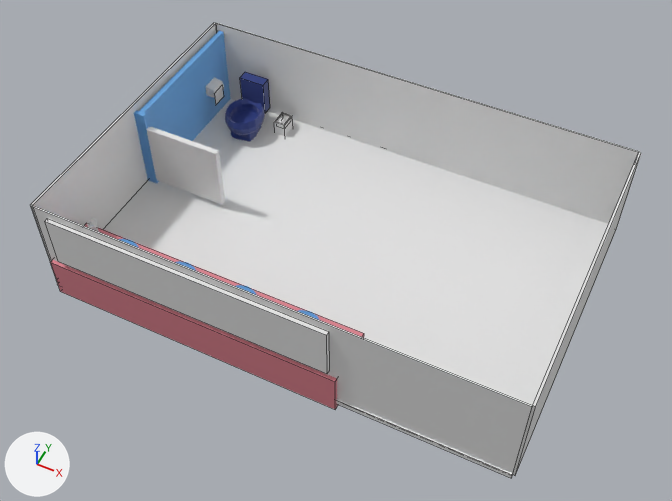
One commit to the Blender file In Deep Shit/Assets/block.blend: the scene before it, then after it.
Camera for both pictures: a 50 mm camera at (16.8, -44.3, 53.6) aimed at (-3.9, -2.9, 2.0). Every picture has the same lights, and +X, +Y and +Z are marked at lower left. Mesh edges are drawn as thin lines on the coarser meshes.

Names of what the first picture shows: 'Cube.004', 'Cube.011', 'divider', 'door', 'floor', 'toilet', 'toilet.001', 'wall', 'wall.001', 'wall.002', 'wall.003'.
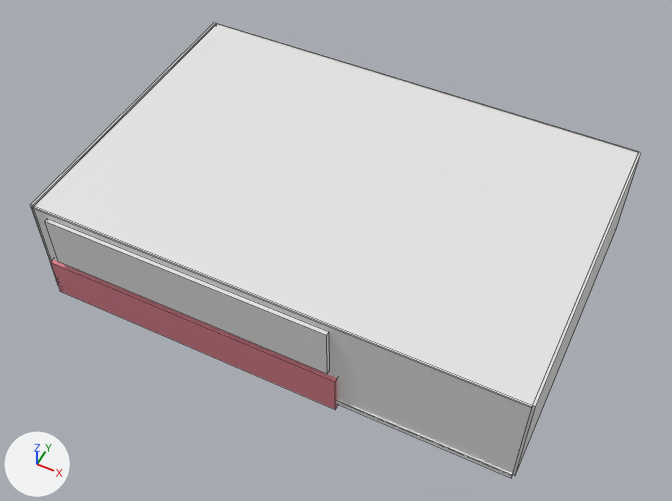
Changed parts and their boxes (x1, y1, x2, y2) in the pictures (672 x 501 px):
'roof', shown
    after: (34, 25, 638, 408)
'floor', unchanged, covered by the edit
    before: (56, 99, 609, 478)
    after: (56, 280, 513, 478)
'wall.002', unchanged, covered by the edit
    before: (216, 23, 639, 224)
    after: (216, 23, 639, 153)
'wall', unchanged, covered by the edit
    before: (31, 23, 217, 262)
    after: (31, 23, 216, 262)
'divider', unchanged, covered by the edit
    before: (134, 31, 231, 183)

What changed in the scene script:
```text
Change me_plane_003:
    where me_plane_003.from_pydata(...)  # 8 vertices, 6 faces; spans x -0.93..0.93, y -0.99..0.99, z -0.01..0.0
    used by ob_roof; location = (-4.14, 0.09, 7.71); scale = (19.4, 11.0, 1.0)
    me_plane_003 part 1: the whole mesh is scaled about its middle by (1, 1.11, 1), then moved by (0.0, -0.11, 0.0)
Change ob_roof:
    remove ob_roof.hide_set(True)
```
